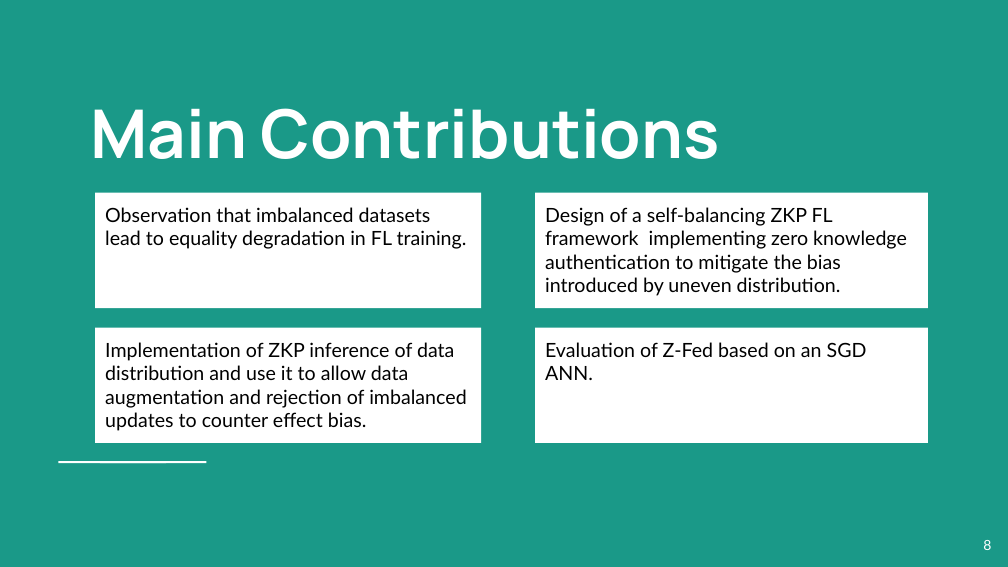
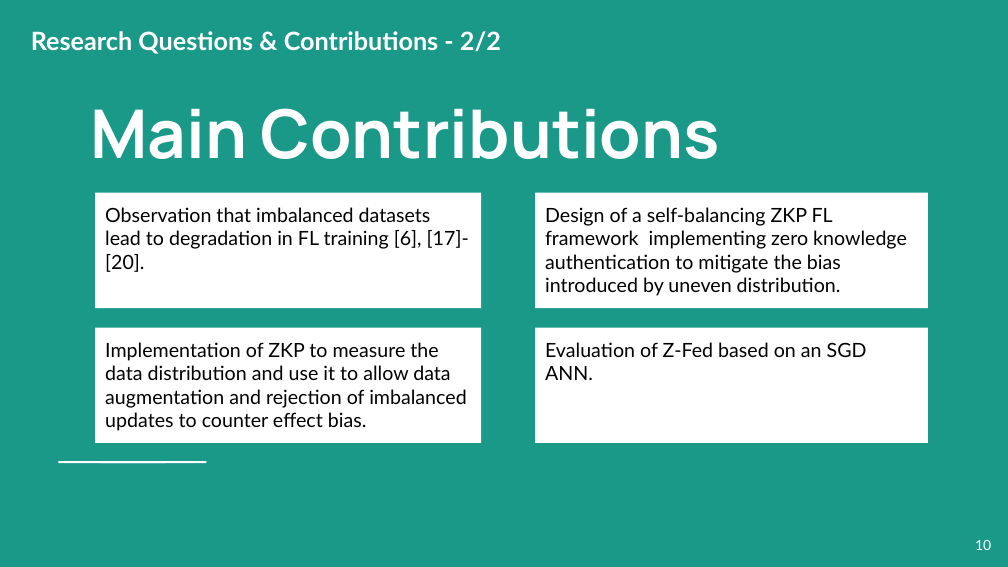
Before and after one commit to Roy160398/-Z-Fed---A-ZKP-Federated-Framework-to-Support-Balanced-Learning, a slide deck: slide 10 of docs/documentation/viva-presentation.pptx (slide 8 before the commit). Drawn at 1008x567 pixels with LibreOffice and Linux fonts; fonts in the diff are those of the drawing. Boxes give left, top, right and bottom in pixels: in the first picture for what was removed or moved away, otherwise in the second. Text is boxed around its words. In the diff, an @@ line names an element or a change of style, - is before the commit and + after.

```diff
--- a/docs/documentation/viva-presentation.pptx
+++ b/docs/documentation/viva-presentation.pptx
@@ text added at (x1=31, y1=31, x2=501, y2=54), 18 pt, text #FFFFFF, bold @@
+Research Questions & Contributions - 2/2
@@ text in rectangle at (x1=105, y1=207, x2=469, y2=272): text changed @@
-Observation that imbalanced datasets lead to equality degradation in FL training.
+Observation that imbalanced datasets lead to degradation in FL training [6], [17]-[20].
@@ text in rectangle at (x1=105, y1=342, x2=466, y2=431): text changed @@
-Implementation of ZKP inference of data distribution and use it to allow data augmentation and rejection of imbalanced updates to counter effect bias.
+Implementation of ZKP to measure the data distribution and use it to allow data augmentation and rejection of imbalanced updates to counter effect bias.
@@ page number at (x1=975, y1=540, x2=991, y2=550): text changed @@
-8
+10
```
Also in this commit, not shown: 22 other slides changed, 7 slides added, 2 slides removed.
